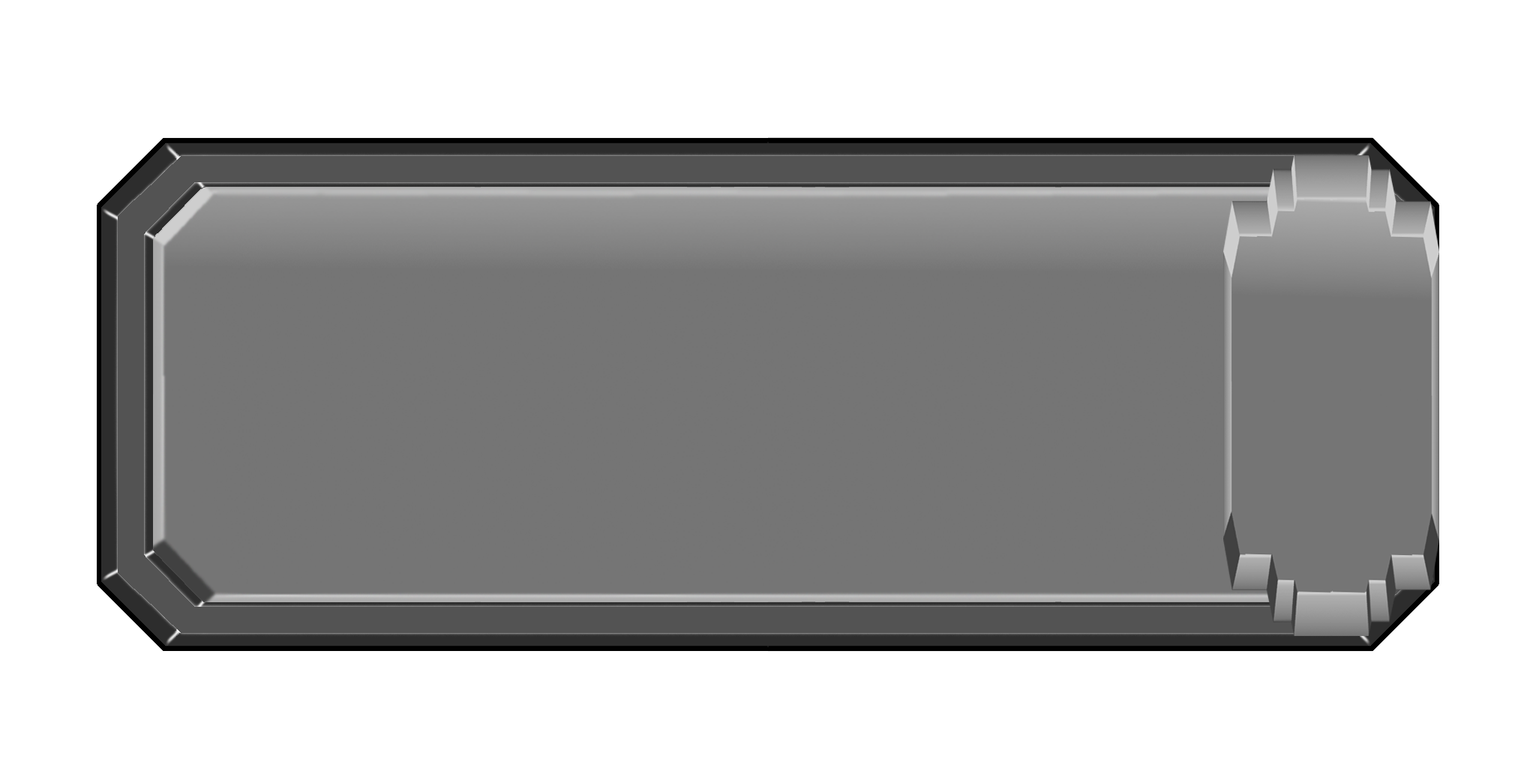
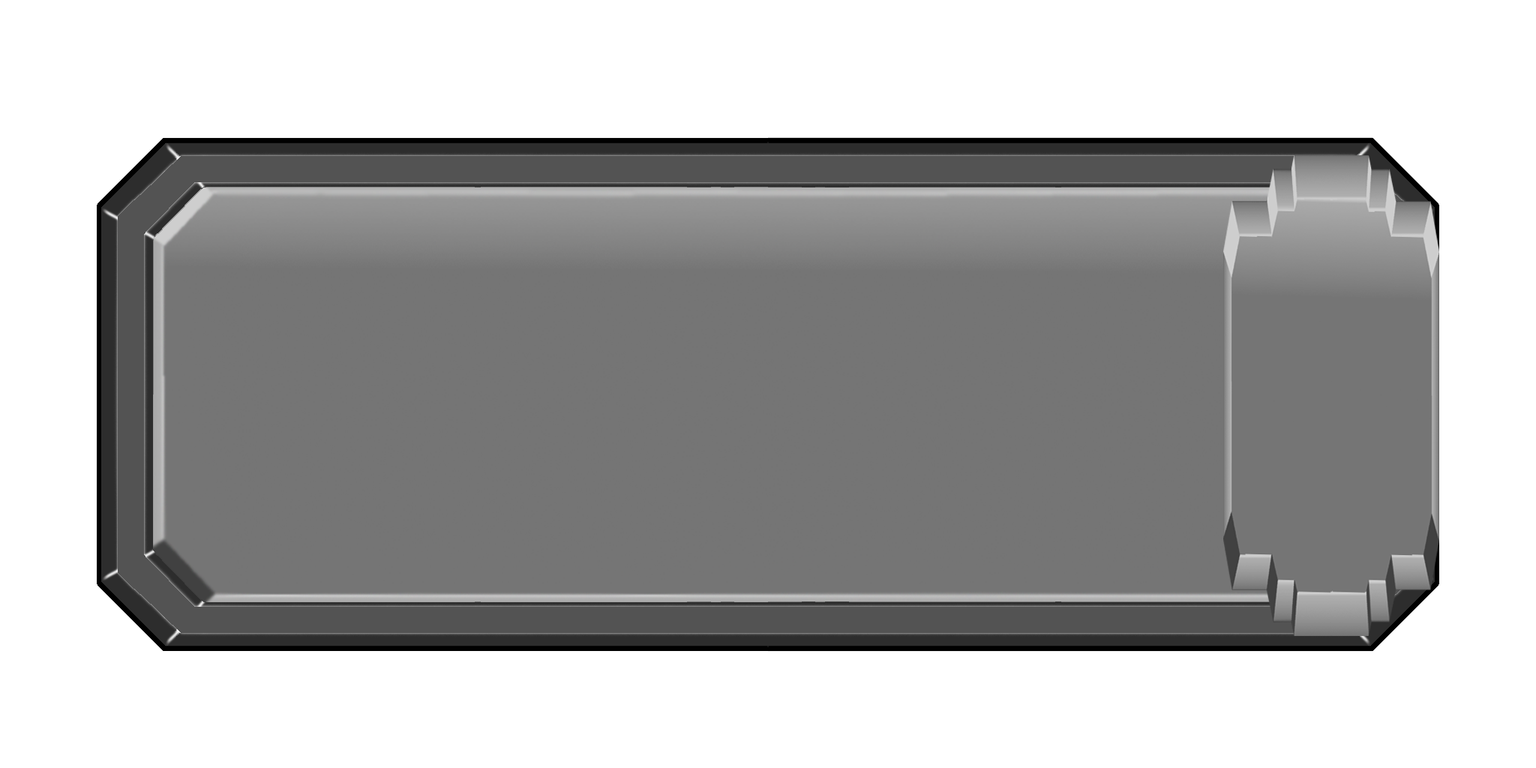
Two versions of the same layered image (1536×768). Layer-by-layer changes:
added layer "BackFill" over [152, 186, 1271, 603]
